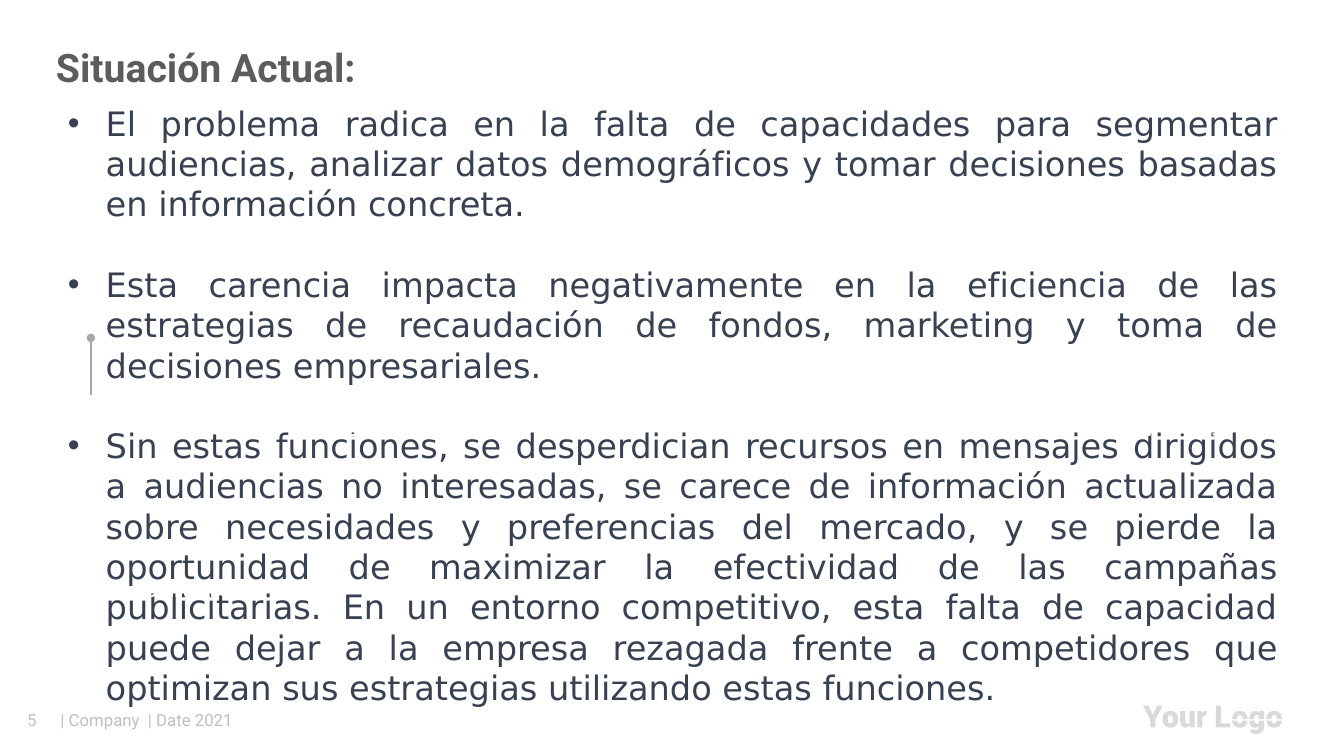
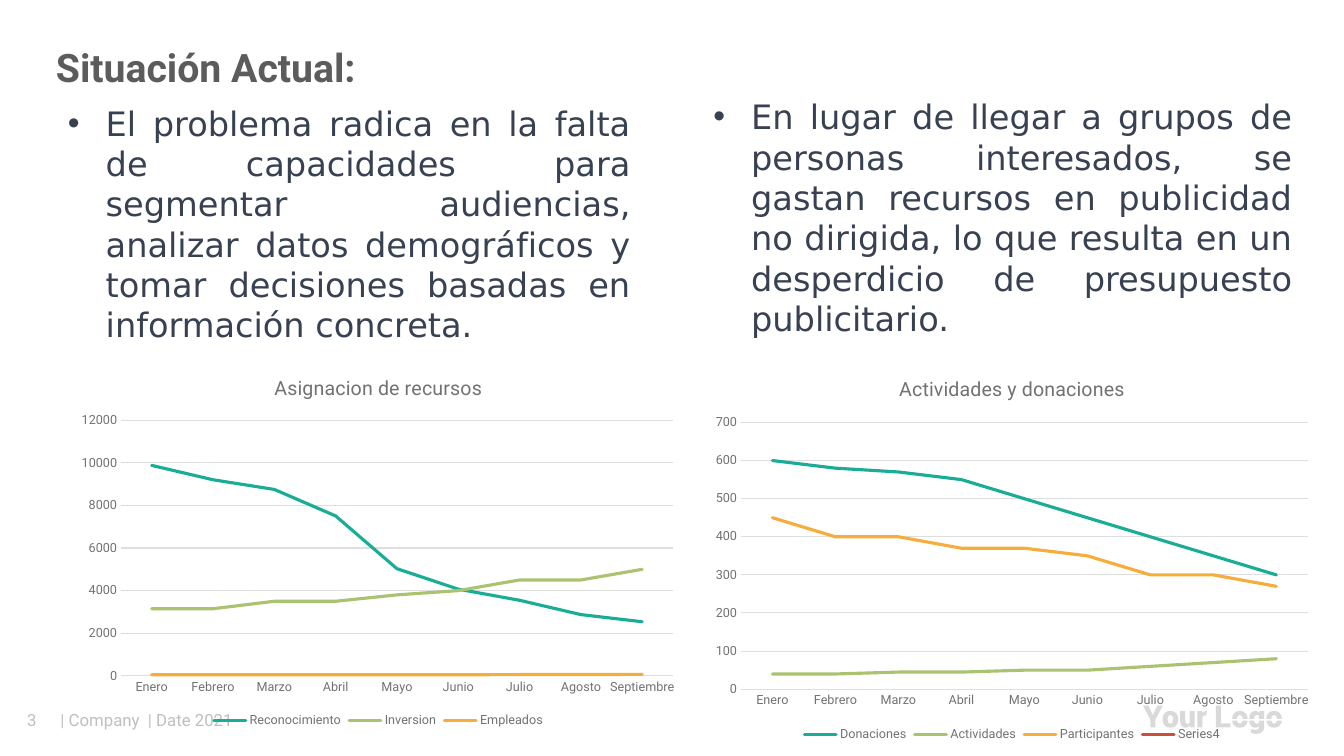
Before and after one commit to efrainrodriguez5/upc2023, a slide deck: slide 3 of Power Point/Trabajo Final - Fundamentos de Programación v2.pptx (slide 5 before the commit). Drawn at 1344x756 pixels with LibreOffice and Linux fonts; fonts in the diff are those of the drawing. Boxes give left, top, right and bottom in pixels: in the first picture for what was removed or moved away, otherwise in the second. Text is boxed around its words. In the diff, an @@ line names an element or a change of style, - is before the commit and + after.

```diff
--- a/Power Point/Trabajo Final - Fundamentos de Programación v2.pptx
+++ b/Power Point/Trabajo Final - Fundamentos de Programación v2.pptx
@@ text added at [751, 103, 1292, 338], 24 pt, text #374151 @@
+• En lugar de llegar a grupos de personas interesados, se gastan recursos en publicidad no dirigida, lo que resulta en un desperdicio de presupuesto publicitario.
@@ text at [106, 271, 1277, 707]: paragraphs removed @@
-• Esta carencia impacta negativamente en la eficiencia de las estrategias de recaudación de fondos, marketing y toma de decisiones empresariales.
-• Sin estas funciones, se desperdician recursos en mensajes dirigidos a audiencias no interesadas, se carece de información actualizada sobre necesidades y preferencias del mercado, y se pierde la oportunidad de maximizar la efectividad de las campañas publicitarias. En un entorno competitivo, esta falta de capacidad puede dejar a la empresa rezagada frente a competidores que optimizan sus estrategias utilizando estas funciones.
@@ line chart added at [70, 358, 687, 732] @@
+title "Asignacion de recursos "
+categories: Enero, Febrero, Marzo, Abril, Mayo, Junio, Julio, Agosto, Septiembre
+Reconocimiento: 9900, 9200, 8800, 7500, 5000, 4100, 3500, 2900, 2500
+Inversion: 3200, 3200, 3500, 3500, 3800, 4000, 4500, 4500, 5000
+Empleados: 0, 0, 0, 0, 0, 0, 100, 100, 100
@@ arrow removed from (91, 395) to (91, 338) @@
@@ line chart added at [704, 358, 1321, 745] @@
+title "Actividades y donaciones "
+categories: Enero, Febrero, Marzo, Abril, Mayo, Junio, Julio, Agosto, Septiembre
+Donaciones: 600, 580, 570, 550, 500, 450, 400, 350, 300
+Actividades: 40, 40, 40, 40, 50, 50, 60, 70, 80
+Participantes: 450, 400, 400, 370, 370, 350, 300, 300, 270
+: -, -, -, -, -, -, -, -, -
@@ text removed at [347, 432, 461, 441] @@
-SWOT Analysis
@@ text removed at [538, 439, 643, 441] @@
-Review Inputs
@@ text removed at [910, 439, 1039, 441] @@
-Define Strategies
@@ text removed at [1104, 432, 1226, 441] @@
-Review & Adjust
@@ page number at [27, 714, 36, 726]: text changed @@
-5
+3
```
Also in this commit, not shown: 11 other slides changed, 5 slides removed, 1 other file.
